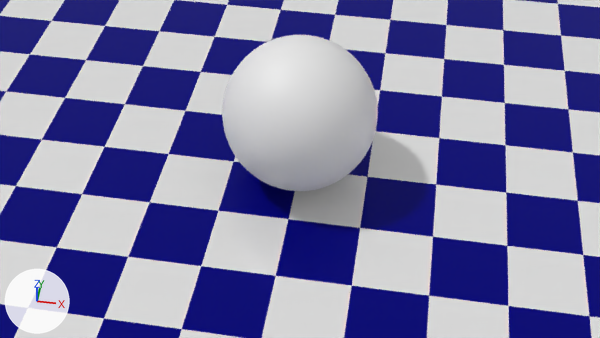
A saved change to the Blender file Scene2.blend.
The view is the same before and after, from the file's camera 'Camera'. Arrows for +X, +Y and +Z are at lower left; the lights stay in place.

Before the edit, the objects in view are built like this:
```python
me_plane = bpy.data.meshes.new('Plane')
me_plane.from_pydata([(-1.0, -1.0, 0.0), (1.0, -1.0, 0.0), (-1.0, 1.0, 0.0), (1.0, 1.0, 0.0)], [], [(0, 1, 3, 2)])
me_plane.materials.append(mat_color_green)
me_sphere = bpy.data.meshes.new('Sphere')
me_sphere.from_pydata(...)  # 7939 vertices, 7936 faces; spans x -0.98..0.98, y -0.98..0.98, z -1.0..1.0
me_sphere.polygons.foreach_set('use_smooth', [True] * 7936)
me_sphere.materials.append(mat_marble13_3k)  # its picture is missing
ob_plane = bpy.data.objects.new('Plane', me_plane)
ob_plane.location = (0.0, 0.0, 0.0)
ob_plane.scale = (27.6, 27.6, 27.6)
ob_sphere = bpy.data.objects.new('Sphere', me_sphere)
ob_sphere.location = (0.0, 0.0, 2.0)
ob_sphere.scale = (2.0, 2.0, 2.0)
```
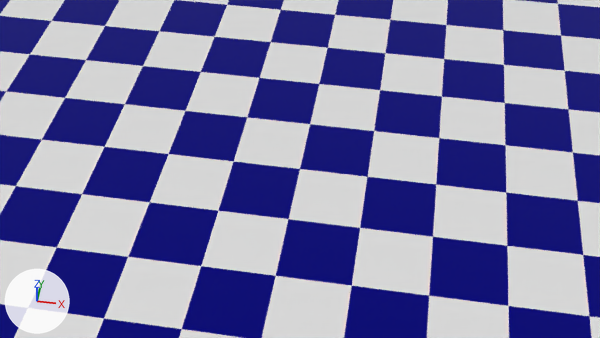
The change, as a diff of the scene's bpy script:
```diff
--- a/Scene2.blend.py
+++ b/Scene2.blend.py
@@ ob_sphere @@
 ob_sphere.scale = (2.0, 2.0, 2.0)
+ob_sphere.hide_render = True
```

Boxes (x1, y1, x2, y2) around the edits, measured in the pictures (600 x 338 px):
'Sphere', hidden: before (222, 35, 378, 191)
